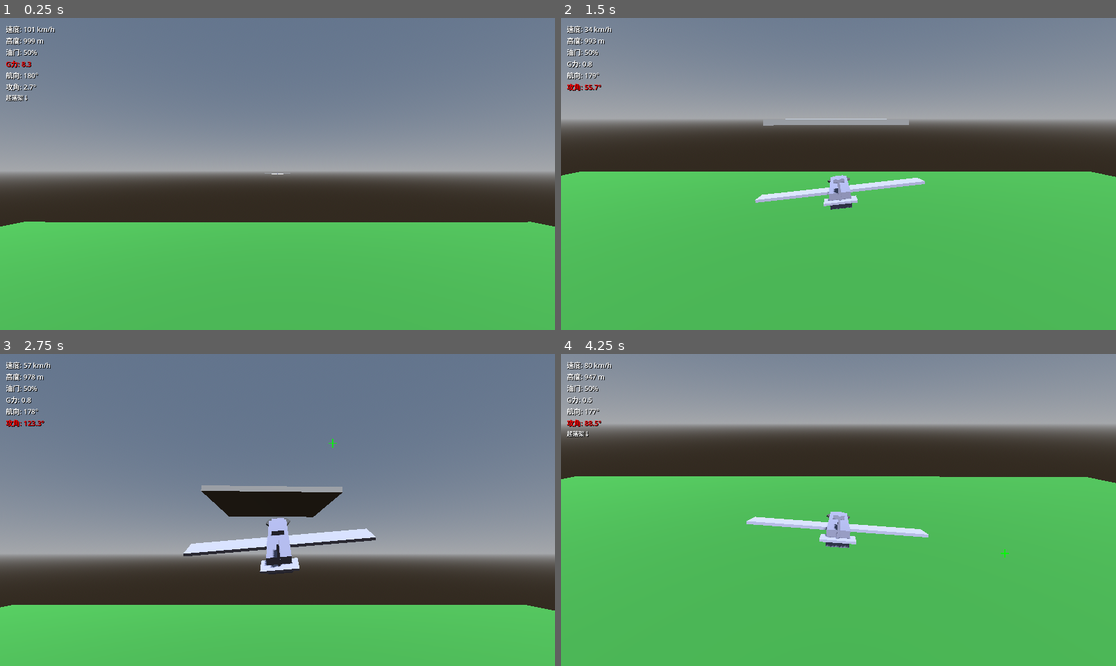
Above: before the commit, frames 1-4 (two rows, left to right).
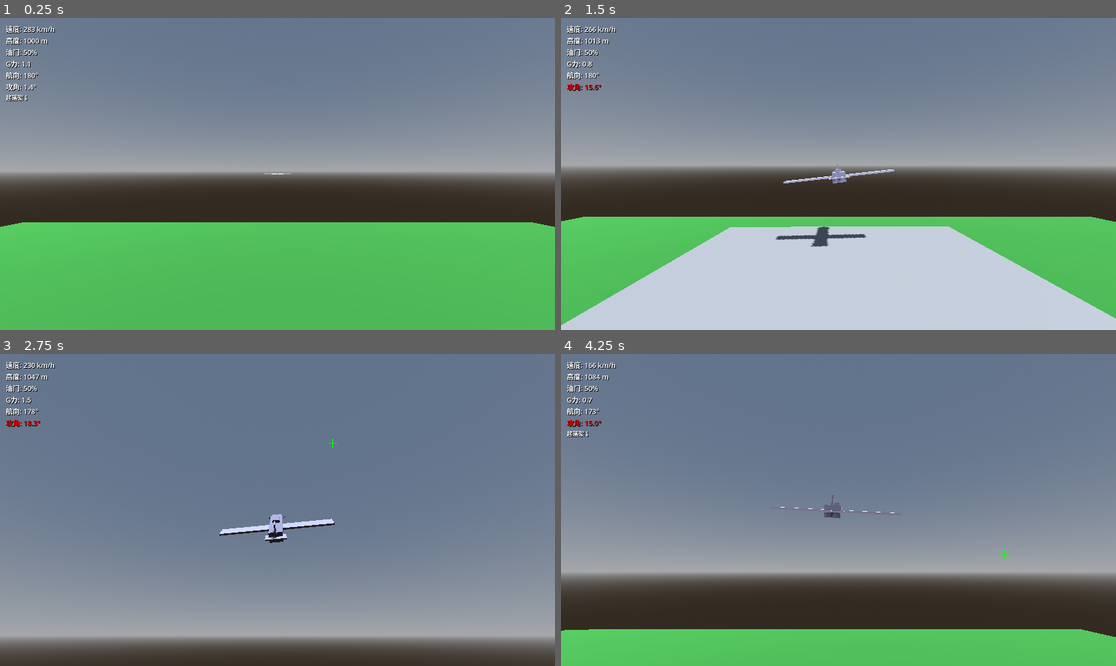
Above: after the commit, the same moments.

Repository: zaixia108/godot-flight-simulator
Game: Godot game, scene res://scenes/world/test_world.tscn
Two runs of this game, one before a commit and one after it. Both use one fixed random seed, a clock stepped at 60 frames per second and the inputs below.
Inputs (mouse positions are in pixels of both pictures, inside the frame that each line leads up to):
- Up to frame 1 (0.25 s): no input
- Up to frame 2 (1.5 s): move the mouse to (960, 158) at 0.52 s; hold D (roll_right) 0.53-1.28 s; hold Right mouse button (mouse_aim) 0.53-1.28 s; tap F (toggle_flaps) at 0.77, 1.07 s; move the mouse to (727, 189) at 1.27 s; hold S (pitch_down) from 1.28 s (still down); tap G (toggle_gear) at 1.35 s
- Up to frame 3 (2.75 s): tap F (toggle_flaps) at 1.52, 1.82 s; move the mouse to (333, 441) at 2.02 s; release S (pitch_down) at 2.03 s; hold D (roll_right) from 2.03 s (still down); hold Right mouse button (mouse_aim) from 2.03 s (still down)
- Up to frame 4 (4.25 s): move the mouse to (810, 572) at 2.77 s; release D (roll_right) at 2.78 s; release Right mouse button (mouse_aim) at 2.78 s; hold W (pitch_up) 2.78-3.53 s; tap G (toggle_gear) at 2.85 s; tap F (toggle_flaps) at 3.02, 3.32, 3.77, 4.07 s; move the mouse to (1005, 556) at 3.52 s; hold A (roll_left) from 3.53 s (still down); hold Right mouse button (mouse_aim) from 3.53 s (still down)

The runs differ from the first frame. In frame 1, 0.2% of the frame differs, in the area x 0-100%, y 2-68%; in frame 2, 64%; in frame 3, 51%; in frame 4, 86%, in the area x 0-100%, y 0-91%.

Commit message:
Fix thrust direction - now correctly pushes from tail forward
Co-authored-by: zaixia108 <58163333+zaixia108@users.noreply.github.com>

Diff:
--- a/scripts/aircraft/flight_model.gd
+++ b/scripts/aircraft/flight_model.gd
@@ -124,7 +124,7 @@
 	throttle: float,
 	use_wep: bool = false
 ) -> Vector3:
-	var forward = transform_basis.z
+	var forward = -transform_basis.z  # 飞机朝向-Z方向，所以前进方向是-Z
 	var up = transform_basis.y
 	var right = transform_basis.x
 
